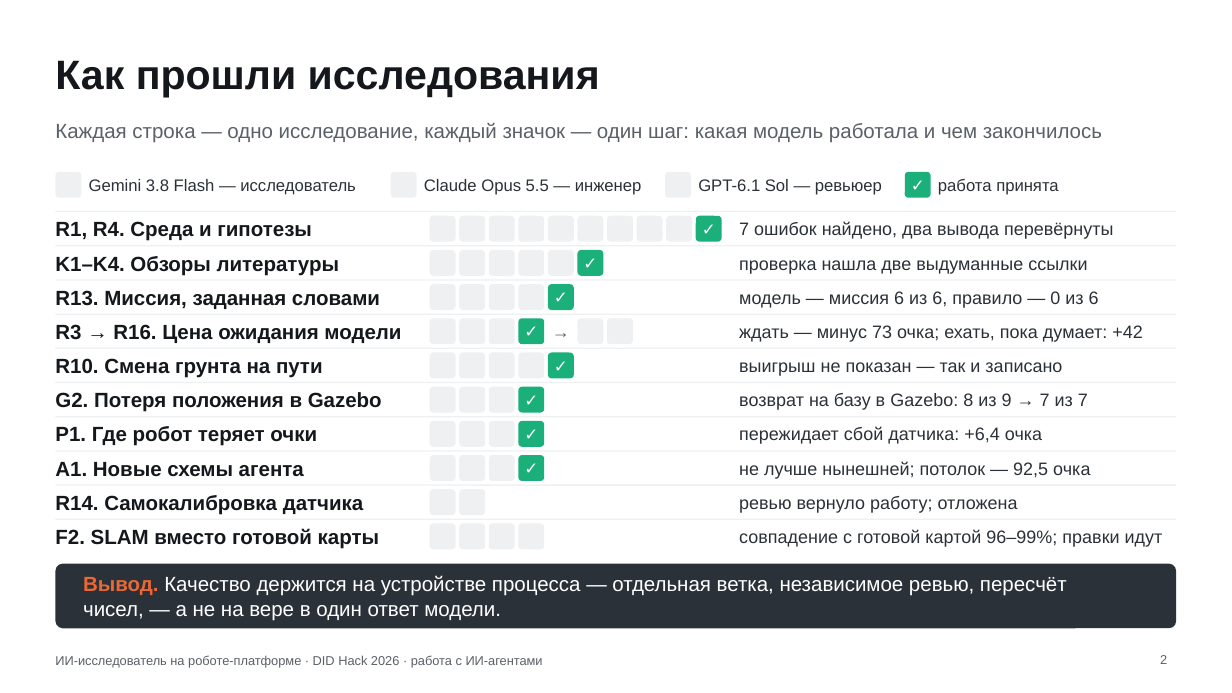
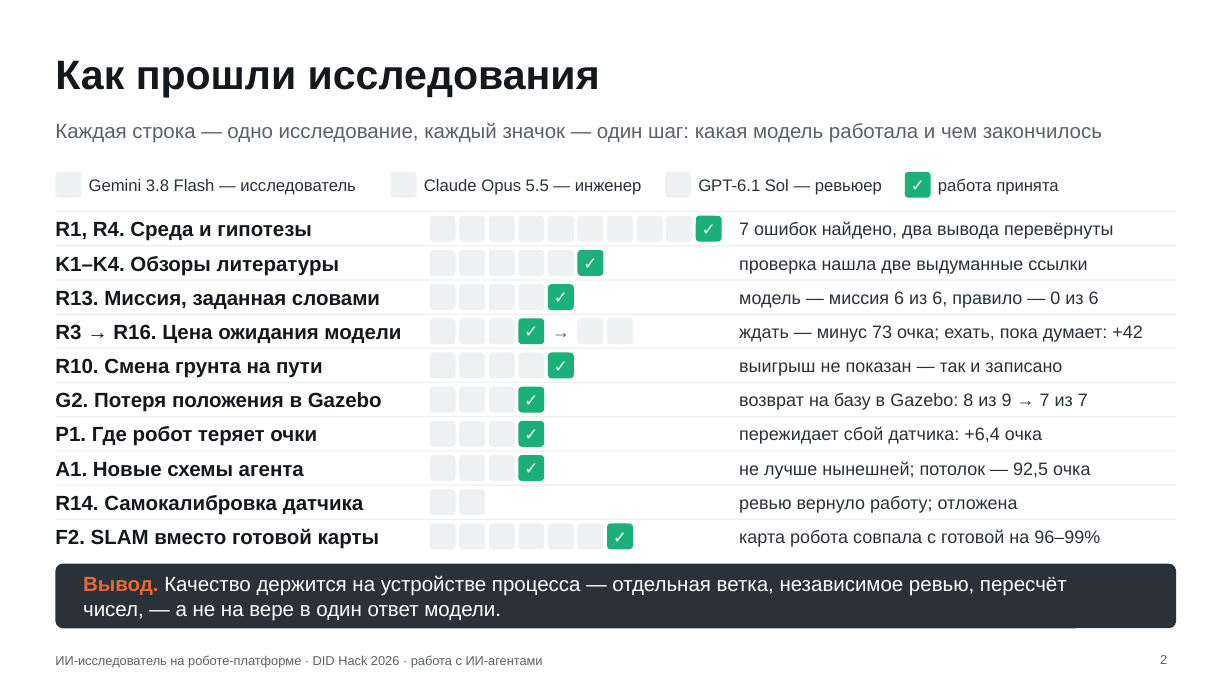
Before and after one commit to Mput13/did-hack, a slide deck: slide 2 of presentation/ai_process.pptx. Drawn at 1232x693 pixels with LibreOffice and Linux fonts; fonts in the diff are those of the drawing; background and template pictures are left out. Boxes give left, top, right and bottom in pixels: in the first picture for what was removed or moved away, otherwise in the second. Text is boxed around its words. In the diff, an @@ line names an element or a change of style, - is before the commit and + after.

```diff
--- a/presentation/ai_process.pptx
+++ b/presentation/ai_process.pptx
@@ rounded rectangle added at <box>548,524,574,550</box>, fill #EEF0F2 @@
@@ rounded rectangle added at <box>578,524,604,550</box>, fill #EEF0F2 @@
@@ rounded rectangle added at <box>607,524,633,550</box>, fill #1BAF7A, 13 pt, text #FFFFFF, bold @@
+✓
@@ text at <box>739,529,1100,547</box>: text changed @@
-совпадение с готовой картой 96–99%; правки идут
+карта робота совпала с готовой на 96–99%
```
Also in this commit, not shown: 8 other files.
